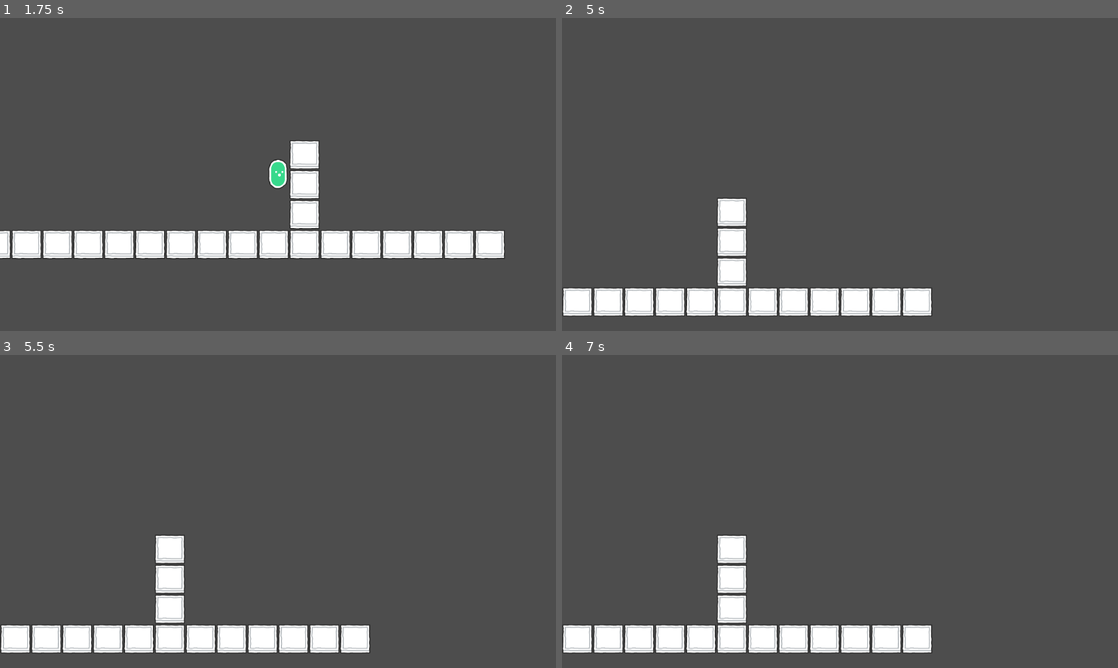
Above: before the commit, frames 1-4 (two rows, left to right).
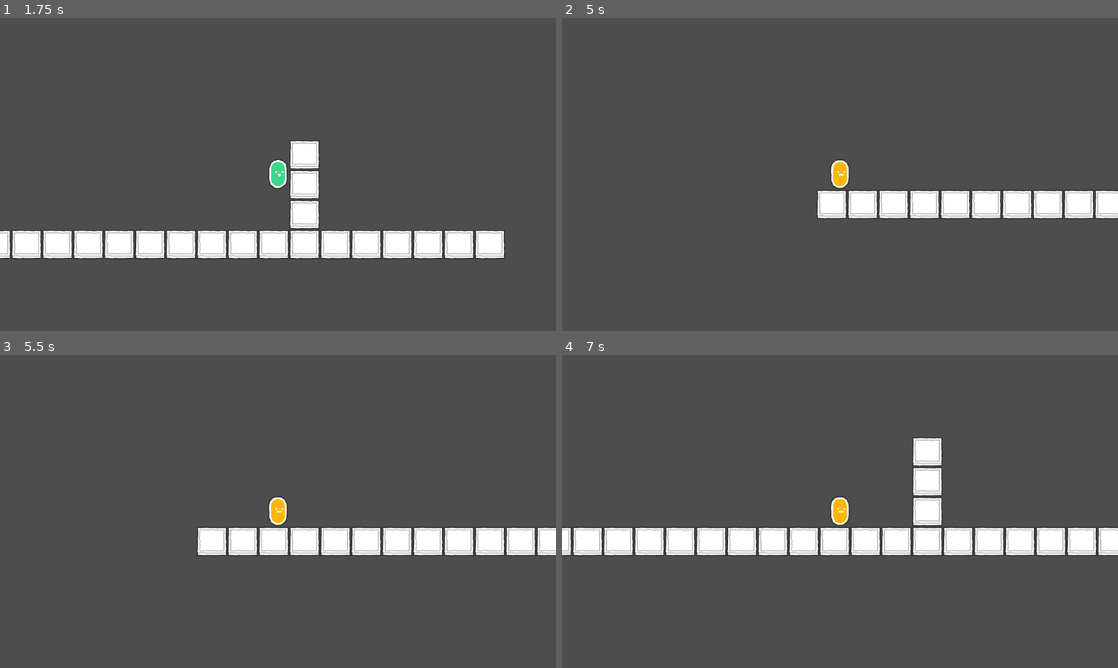
Above: after the commit, the same moments.

Repository: Alloces/DeadIsGood
Game: Godot game, scene res://MainMenu.tscn
Same seed, same stepped clock (60 frames per second), same inputs: the game is played once before the commit and once after it.
Inputs (mouse positions are in pixels of both pictures, inside the frame that each line leads up to):
- Up to frame 1 (1.75 s): click (283, 280) at 0.5 s; tap Enter (ui_accept) at 1.25, 1.52 s; move the mouse to (250, 237) at 1.27 s; hold Right (ui_right) from 1.28 s (still down)
- Up to frame 2 (5 s): move the mouse to (1006, 221) at 2.02 s; tap Enter (ui_accept) at 2.27, 3.77, 4.52 s; move the mouse to (673, 127) at 2.77 s; release Right (ui_right) at 2.78 s; hold Left (ui_left) from 2.78 s (still down); move the mouse to (867, 174) at 3.52 s; move the mouse to (756, 96) at 4.27 s
- Up to frame 3 (5.5 s): move the mouse to (400, 495) at 5.02 s; release Left (ui_left) at 5.03 s; hold Right (ui_right) from 5.03 s (still down); tap Enter (ui_accept) at 5.27 s
- Up to frame 4 (7 s): keep holding Right (ui_right); move the mouse to (728, 527) at 5.77 s; move the mouse to (895, 442) at 6.52 s; tap Enter (ui_accept) at 6.77 s

Frame 1 is identical in both runs. In frame 2, 12% of the frame differs, in the area x 0-100%, y 45-96%; in frame 3, 13%; in frame 4, 17%, in the area x 0-100%, y 26-96%.

Commit message:
change dudes death

Diff:
--- a/MainMenu.tscn
+++ b/MainMenu.tscn
@@ -27,7 +27,7 @@
 func _on_exit_btn_pressed():
 	get_tree().quit()
 
-func _process(delta):
+func _process(_delta):
 	var w = get_viewport().size
 	$ParallaxBackground.scroll_offset=(get_global_mouse_position() - Vector2(w / 2)) * -0.5
 
@@ -63,6 +63,7 @@
 script = SubResource("GDScript_dq42c")
 
 [node name="StartButton" type="TextureButton" parent="."]
+layout_mode = 0
 offset_left = 504.0
 offset_top = 461.0
 offset_right = 680.0
@@ -71,6 +72,7 @@
 texture_hover = ExtResource("2_u3psv")
 
 [node name="ExitButton" type="TextureButton" parent="."]
+layout_mode = 0
 offset_left = 45.0
 offset_top = 454.0
 offset_right = 221.0
@@ -164,6 +166,7 @@
 texture = SubResource("GradientTexture1D_inv0t")
 
 [node name="MuteButton" type="TextureButton" parent="."]
+layout_mode = 0
 offset_left = 980.0
 offset_right = 1156.0
 offset_bottom = 174.0
--- a/audio_manager.gd
+++ b/audio_manager.gd
@@ -9,5 +9,5 @@
 
 
 # Called every frame. 'delta' is the elapsed time since the previous frame.
-func _process(delta):
+func _process(_delta):
 	pass
--- a/project.godot
+++ b/project.godot
@@ -22,6 +22,7 @@
 [display]
 
 window/stretch/mode="viewport"
+
 [input]
 
 ui_left={
--- a/scenes/Dude/Dude.gd
+++ b/scenes/Dude/Dude.gd
@@ -55,6 +55,9 @@
 
 func _change_is_player_state() -> void:
 	_camera.enabled = is_player
+	_area.call_deferred("set_monitoring", is_player)
+	_area.call_deferred("set_monitorable", !is_player)
+
 	if is_player:
 		_area.connect("area_entered", _on_area_2d_area_entered)
 	elif _area.is_connected("area_entered", _on_area_2d_area_entered):
@@ -120,5 +123,4 @@
 
 
 func _on_area_2d_area_entered(area: Area2D):
-	_area.set_collision_mask(15)
 	emit_signal("died", area.get_parent().name)
